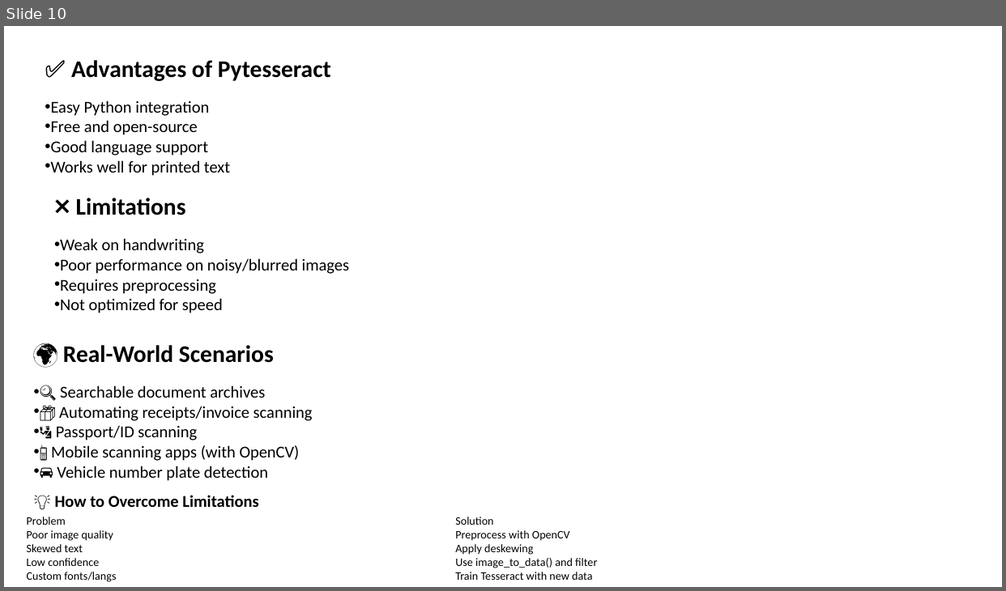
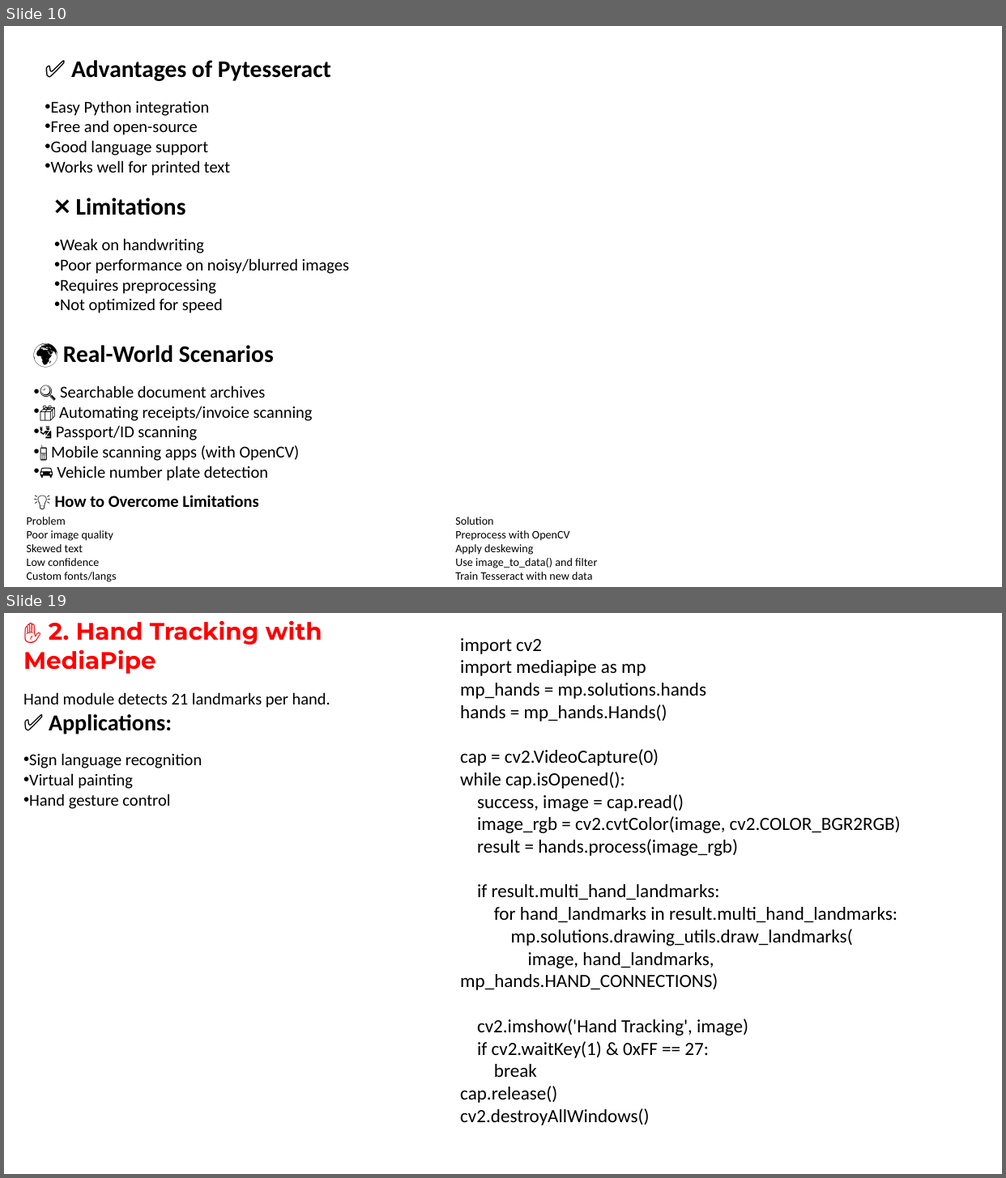
Before and after one commit to shahil04/ds_materials, a slide deck: 9.Deep_learning/class_9_CV_Topics_project.pptx. Shown one above the other, each under a label of ours: slide 10 before the commit, slides 10 and 19 after it; the slides between them are not shown. The pictures are 1006x591 and 1006x1178 pixels, drawn with LibreOffice and Linux fonts; fonts in the diff are those of the drawing. Boxes give left, top, right and bottom in pixels: in the first picture for what was removed or moved away, otherwise in the second. Text is boxed around its words. In the diff, an @@ line names an element or a change of style, - is before the commit and + after.

```diff
--- a/9.Deep_learning/class_9_CV_Topics_project.pptx
+++ b/9.Deep_learning/class_9_CV_Topics_project.pptx
@@ slide 19 added at bbox=[4, 613, 1002, 1174], background #FFFFFF @@
@@ text added at bbox=[23, 621, 330, 809], 16 pt, text #000000 @@
+✋ 2. Hand Tracking with MediaPipe
+Hand module detects 21 landmarks per hand.
+✅ Applications:
+• Sign language recognition
+• Virtual painting
+• Hand gesture control
@@ text added at bbox=[460, 638, 901, 1126], 18 pt, text #000000 @@
+import cv2
+import mediapipe as mp
+mp_hands = mp.solutions.hands
+hands = mp_hands.Hands()
+cap = cv2.VideoCapture(0)
+while cap.isOpened():
+success, image = cap.read()
+image_rgb = cv2.cvtColor(image, cv2.COLOR_BGR2RGB)
+result = hands.process(image_rgb)
+if result.multi_hand_landmarks:
+for hand_landmarks in result.multi_hand_landmarks:
+mp.solutions.drawing_utils.draw_landmarks(
+image, hand_landmarks, mp_hands.HAND_CONNECTIONS)
+cv2.imshow('Hand Tracking', image)
+if cv2.waitKey(1) & 0xFF == 27:
+break
+cap.release()
+cv2.destroyAllWindows()
```
Also in this commit, not shown: 3 slides changed, 11 other slides added, 1 slide removed, 16 other files.
